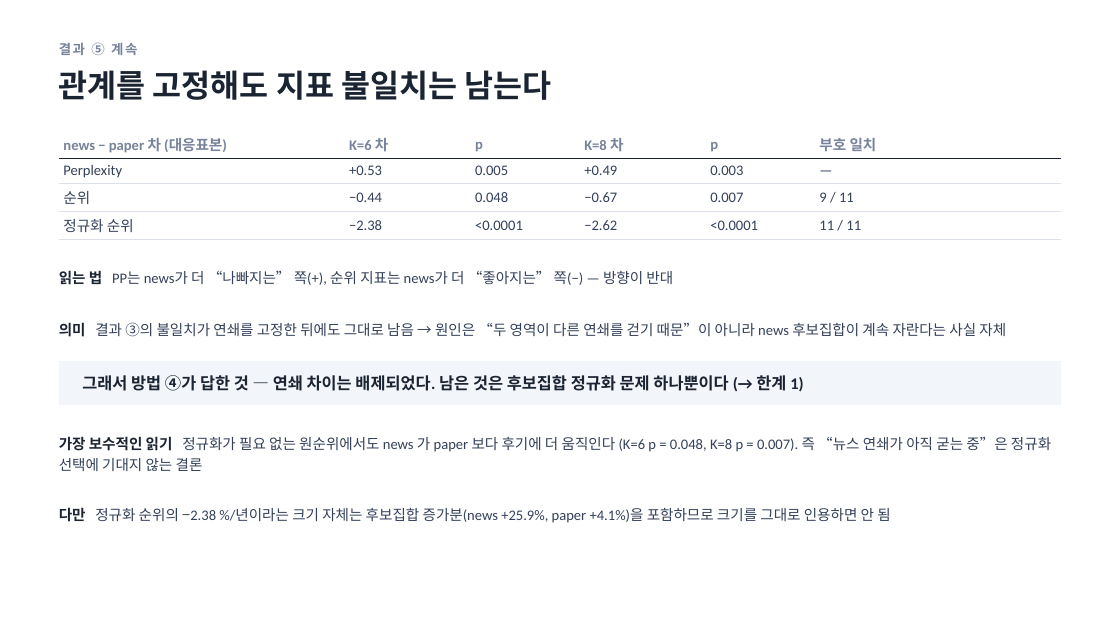
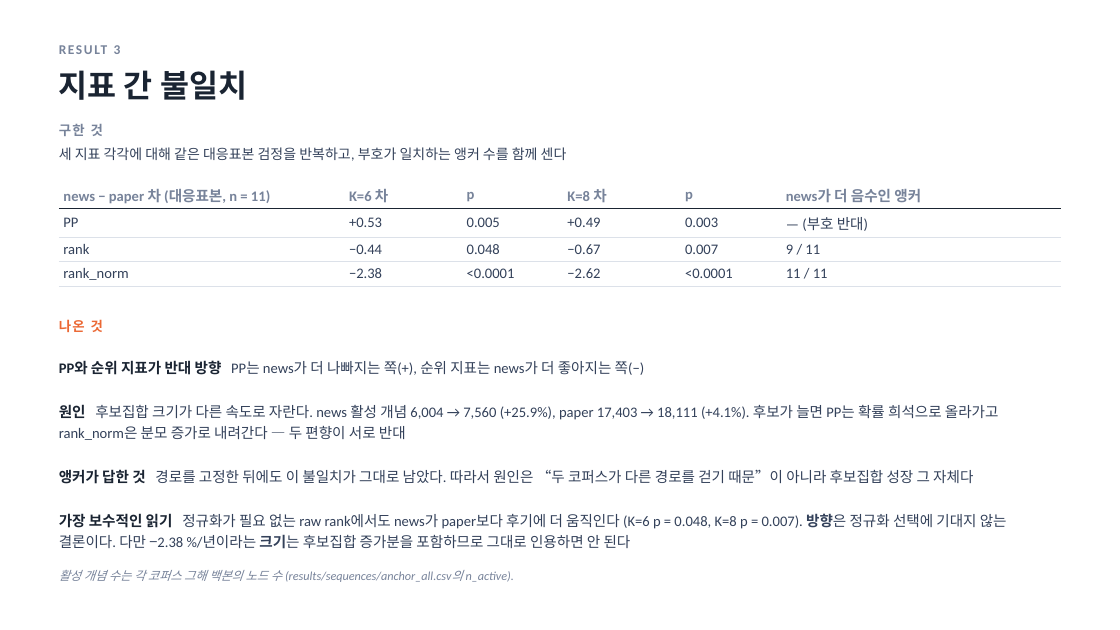
Before and after one commit to yeokyunghwang/science-society, a slide deck: slide 13 of sequence_perplexity.pptx. Drawn at 1120x630 pixels with LibreOffice and Linux fonts; fonts in the diff are those of the drawing. Boxes give left, top, right and bottom in pixels: in the first picture for what was removed or moved away, otherwise in the second. Text is boxed around its words. In the diff, an @@ line names an element or a change of style, - is before the commit and + after.

```diff
--- a/sequence_perplexity.pptx
+++ b/sequence_perplexity.pptx
@@ text at [114,45,121,54]: text changed @@
-결과 ⑤ 계속
+RESULT 3
@@ text at [59,70,247,100]: text changed @@
-관계를 고정해도 지표 불일치는 남는다
+지표 간 불일치
@@ text at [59,147,567,161]: text changed; size 12.5 to 12 pt @@
-읽는 법 PP는 news가 더 “나빠지는” 쪽(+), 순위 지표는 news가 더 “좋아지는” 쪽(−) — 방향이 반대
+세 지표 각각에 대해 같은 대응표본 검정을 반복하고, 부호가 일치하는 앵커 수를 함께 센다
@@ text added at [59,124,103,136], 11.5 pt, text #77839A, bold @@
+구한 것
@@ table at [59,181,1061,284] @@
-row 1, column 1: news − paper 차 (대응표본)
+row 1, column 1: news − paper 차 (대응표본, n = 11)
-row 1, column 6: 부호 일치
+row 1, column 6: news가 더 음수인 앵커
-row 2, column 1: Perplexity
+row 2, column 1: PP
-row 2, column 6: —
+row 2, column 6: — (부호 반대)
-row 3, column 1: 순위
+row 3, column 1: rank
-row 4, column 1: 정규화 순위
+row 4, column 1: rank_norm
@@ table: place and size @@
-table at [59,130,1061,236]
+table at [59,181,1061,284]
@@ text removed at [59,322,1006,337] @@
-의미 결과 ③의 불일치가 연쇄를 고정한 뒤에도 그대로 남음 → 원인은 “두 영역이 다른 연쇄를 걷기 때문”이 아니라 news 후보집합이 계속 자란다는 사실 자체
@@ text added at [59,319,103,332], 11.5 pt, text #EB6834, bold @@
+나온 것
@@ text at [59,360,645,375]: text changed; size 14 to 12.5 pt; text colour #1A2432 to #33415A; bold off @@
-그래서 방법 ④가 답한 것 — 연쇄 차이는 배제되었다. 남은 것은 후보집합 정규화 문제 하나뿐이다 (→ 한계 1)
+PP와 순위 지표가 반대 방향 PP는 news가 더 나빠지는 쪽(+), 순위 지표는 news가 더 좋아지는 쪽(−)
@@ rectangle removed at [59,361,1061,405] @@
@@ text at [59,404,999,440]: text changed @@
-가장 보수적인 읽기 정규화가 필요 없는 원순위에서도 news 가 paper 보다 후기에 더 움직인다 (K=6 p = 0.048, K=8 p = 0.007). 즉 “뉴스 연쇄가 아직 굳는 중”은 정규화 선택에 기대지 않는 결론
+원인 후보집합 크기가 다른 속도로 자란다. news 활성 개념 6,004 → 7,560 (+25.9%), paper 17,403 → 18,111 (+4.1%). 후보가 늘면 PP는 확률 희석으로 올라가고 rank_norm은 분모 증가로 내려간다 — 두 편향이 서로 반대
@@ text at [59,469,973,484]: text changed @@
-다만 정규화 순위의 −2.38 %/년이라는 크기 자체는 후보집합 증가분(news +25.9%, paper +4.1%)을 포함하므로 크기를 그대로 인용하면 안 됨
+앵커가 답한 것 경로를 고정한 뒤에도 이 불일치가 그대로 남았다. 따라서 원인은 “두 코퍼스가 다른 경로를 걷기 때문”이 아니라 후보집합 성장 그 자체다
@@ text added at [59,513,1007,549], 12.5 pt, text #33415A @@
+가장 보수적인 읽기 정규화가 필요 없는 raw rank에서도 news가 paper보다 후기에 더 움직인다 (K=6 p = 0.048, K=8 p = 0.007). 방향은 정규화 선택에 기대지 않는 결론이다. 다만 −2.38 %/년이라는 크기는 후보집합 증가분을 포함하므로 그대로 인용하면 안 된다
@@ text added at [59,570,514,582], 10.5 pt, text #77839A, italic @@
+활성 개념 수는 각 코퍼스 그해 백본의 노드 수 (results/sequences/anchor_all.csv의 n_active).
```
Also in this commit, not shown: 7 other slides changed, 8 slides added, 9 slides removed, 19 other files.
